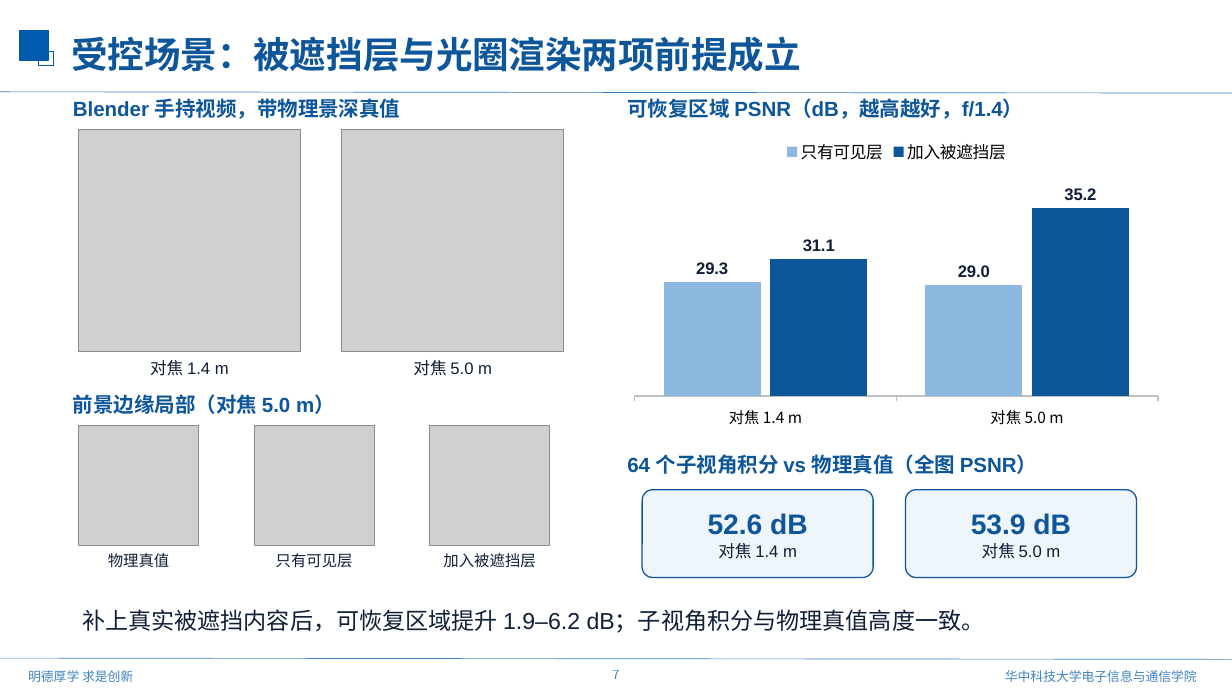
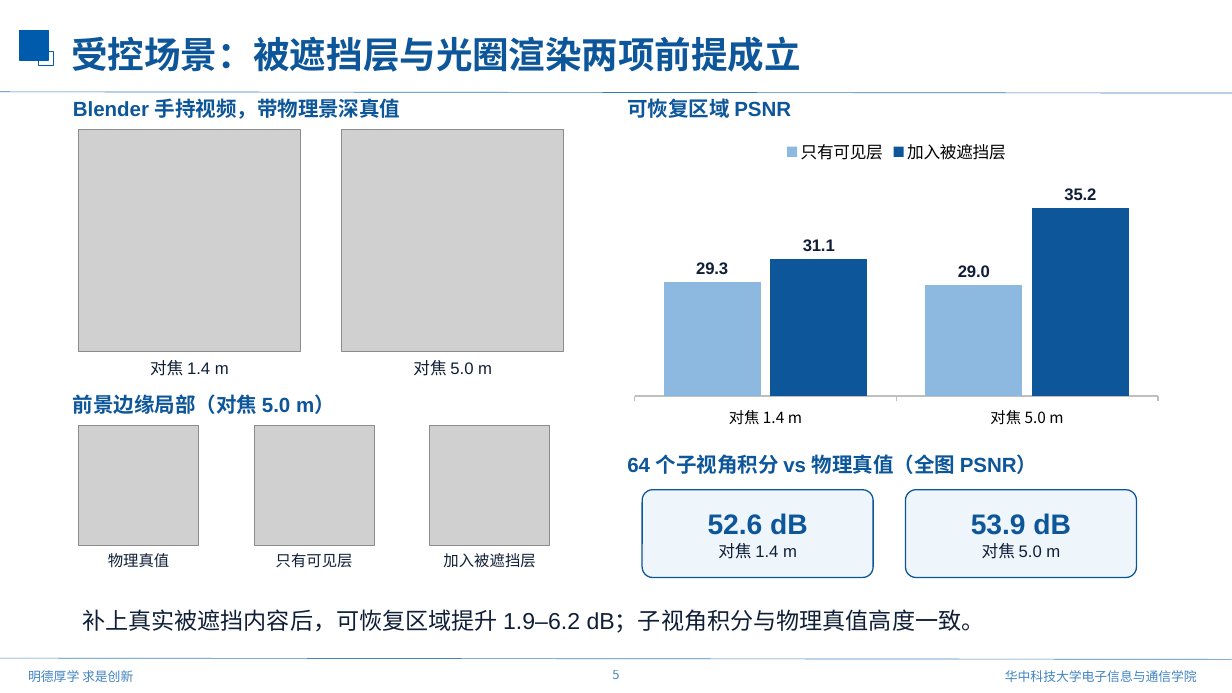
Before and after one commit to mengmcy1/OPPO-depth-guided-video-bokeh, a slide deck: slide 5 of 汇报/2026-11-11_前馈视频虚化思路与验证/前馈视频虚化思路与验证_1111.pptx (slide 7 before the commit). Drawn at 1232x693 pixels with LibreOffice and Linux fonts; fonts in the diff are those of the drawing; grey boxes stand for pictures; background and template pictures are left out. Boxes give left, top, right and bottom in pixels: in the first picture for what was removed or moved away, otherwise in the second. Text is boxed around its words. In the diff, an @@ line names an element or a change of style, - is before the commit and + after.

```diff
--- a/汇报/2026-11-11_前馈视频虚化思路与验证/前馈视频虚化思路与验证_1111.pptx
+++ b/汇报/2026-11-11_前馈视频虚化思路与验证/前馈视频虚化思路与验证_1111.pptx
@@ text at [627, 98, 791, 118]: text changed @@
-可恢复区域 PSNR（dB，越高越好，f/1.4）
+可恢复区域 PSNR
@@ page number at [612, 670, 619, 679]: text changed @@
-7
+5
```
Also in this commit, not shown: 2 other slides changed, 3 slides added, 7 slides removed, 20 other files.
